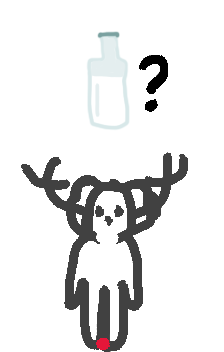
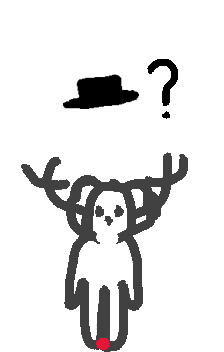
Two versions of the same layered image (w=224, h=352). Layer-by-layer changes:
hid "laitquestion.png" over [86, 31, 168, 131]
added layer "chapeauLost.png" above "rdv18.png" over [63, 59, 178, 119]
